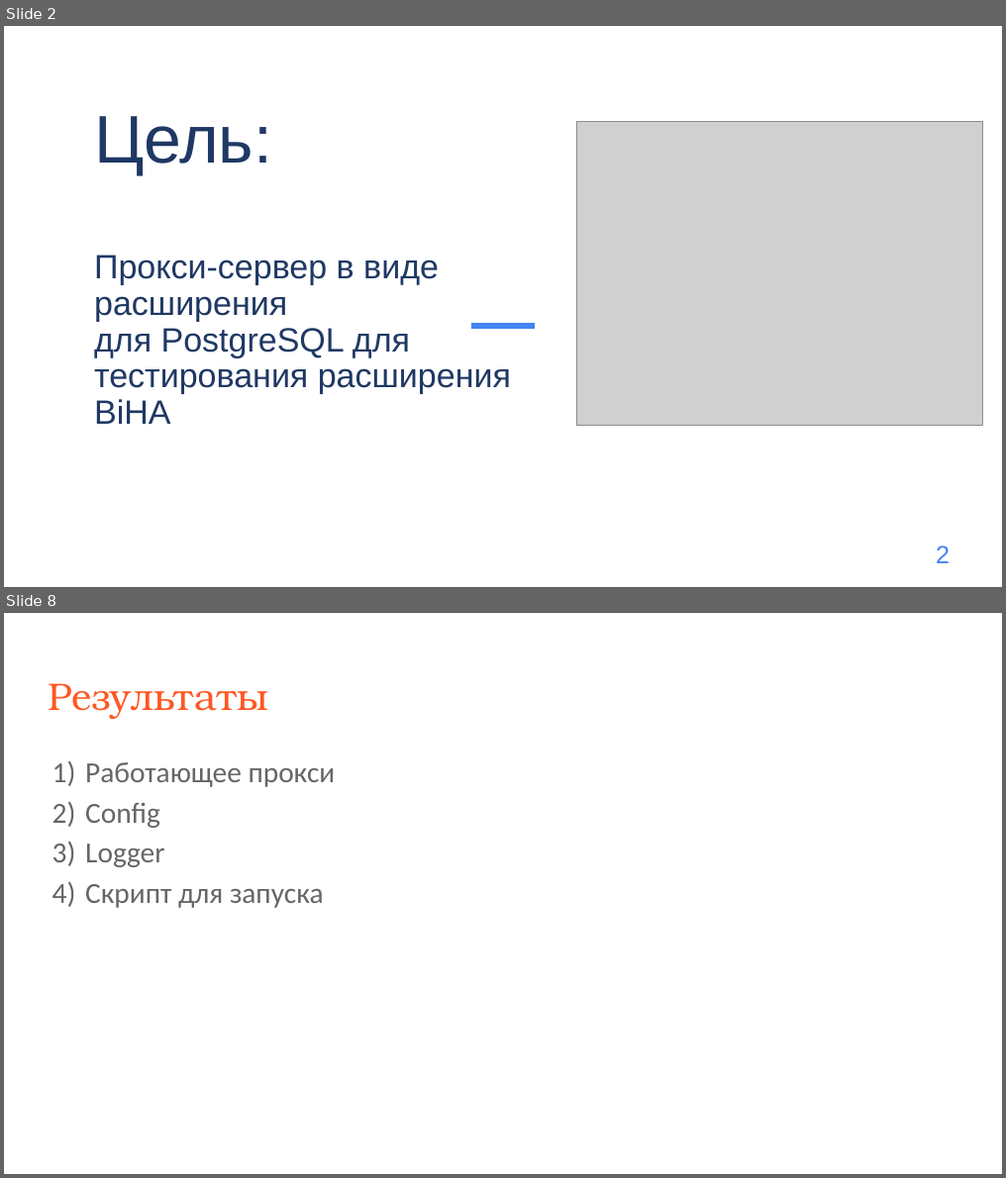
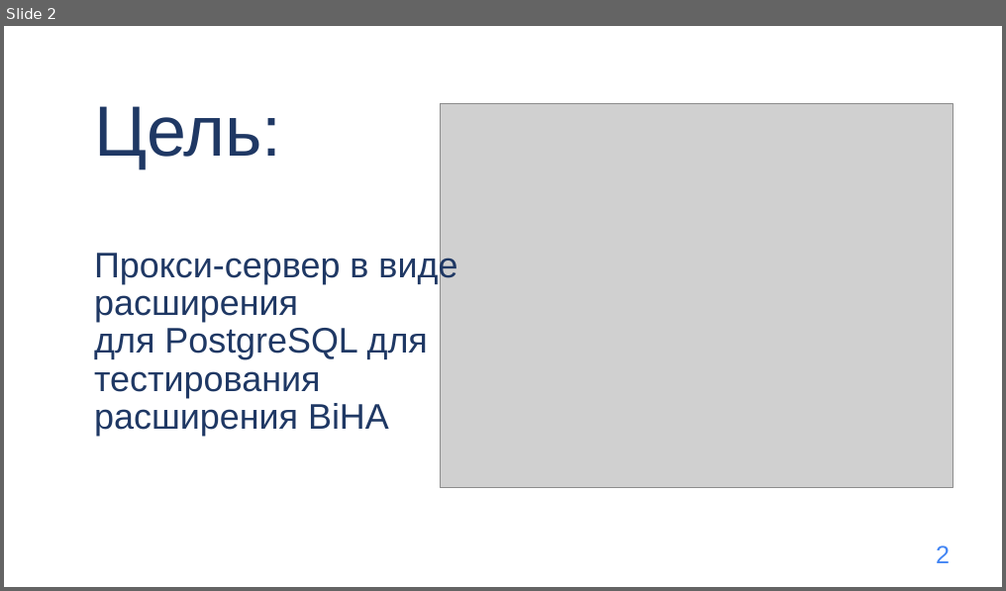
Before and after one commit to DLaaren/PGLab-postgresql-proxy-extension, a slide deck: proxy.pptx. Shown one above the other, each under a label of ours: slides 2 and 8 before the commit, slide 2 after it; the slides between them are not shown. The pictures are 1006x1178 and 1006x591 pixels, drawn with LibreOffice and Linux fonts; fonts in the diff are those of the drawing; grey boxes stand for pictures. Boxes give left, top, right and bottom in pixels: in the first picture for what was removed or moved away, otherwise in the second. Text is boxed around its words. In the diff, an @@ line names an element or a change of style, - is before the commit and + after.

```diff
--- a/proxy.pptx
+++ b/proxy.pptx
@@ slide 8 removed at box(4, 613, 1002, 1174), background #FFFFFF @@
@@ title removed at box(48, 683, 268, 719) @@
-Результаты
@@ text removed at box(85, 762, 336, 908) @@
-1) Работающее прокси
-2) Config
-3) Logger
-4) Скрипт для запуска
@@ slide 2 changed as well @@
@@ title "Цель: Прокси-сервер в виде расширения ..." at box(94, 106, 457, 436): size 64.8 to 68.4 pt in "Цель:"; size 32.4 to 34.2 pt; line spacing 0.9 to 0.89 @@
@@ picture: place and size @@
-picture at box(576, 122, 983, 425)
+picture at box(441, 103, 953, 488)
@@ freeform shape added at box(436, 289, 491, 319), outline #FFFFFF 17.01 pt @@
@@ line removed from (471, 326) to (536, 326) @@
```
Also in this commit, not shown: 1 other slide changed, 15 slides added, 7 other slides removed.
